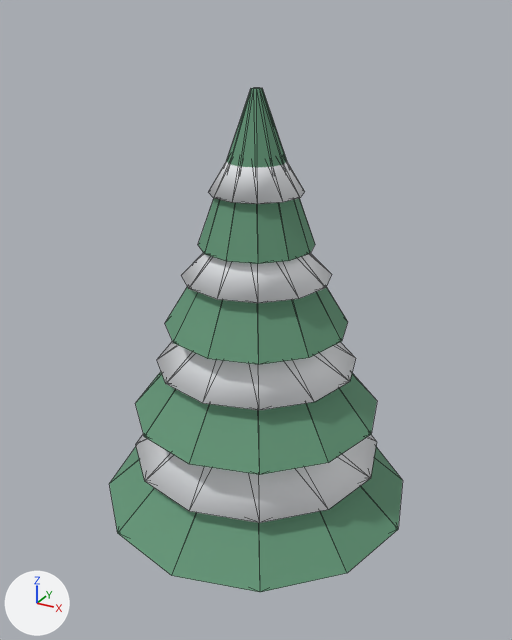
What one commit did to the glTF model godot/games/frostpeak/art/models/snowy_pine.glb.
Both versions are drawn from a camera (50 mm lens) standing at (3.08, -5.61, 5.63) and looking at (-0.01, 0.01, 2.82). Lighting does not change. The marker at lower left points along +X, +Y and +Z. The older version comes first. Mesh edges are drawn as thin lines. Vertices at exactly the same position are counted once.

In view in the first picture: 'snowy_pine'.
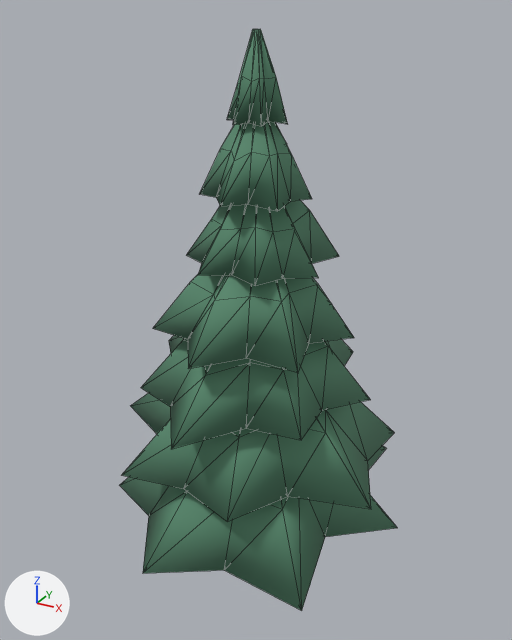
What the commit changed:
Material 'bark' (mat_bark) is new.
Its base color is (0.3, 0.2, 0.14) (brown #957c69).
Its roughness is 0.9.
me_cylinder is used by ob_snowy_pine; location (0.0, 0.0, 0.6).
me_cylinder had 208 vertices, 380 faces and spanned x -1.6..1.6, y -1.6..1.6, z -0.6..4.4.
me_cylinder no longer uses material mat_wood (beige #bca081).
me_cylinder now has 413 vertices, 790 faces and spans x -1.56..1.57, y -1.66..1.42, z 0.0..5.47.
me_cylinder part 1: the loose piece of 24 vertices spanning x -0.9..0.9, y -0.9..0.9, z 2.2..3.6 is rebuilt with 56 vertices and now spans x -0.94..0.96, y -1.11..0.96, z 2.78..3.78.
me_cylinder part 2: the loose piece of 24 vertices spanning x -1.25..1.25, y -1.25..1.25, z 1.3..2.7 is rebuilt with 56 vertices and now spans x -1.56..1.48, y -1.34..1.32, z 1.49..2.65.
me_cylinder part 3: the loose piece of 24 vertices spanning x -1.6..1.6, y -1.6..1.6, z 0.3..1.7 is rebuilt with 56 vertices and now spans x -1.37..1.57, y -1.66..1.42, z 0.84..2.08.
me_cylinder part 4: the loose piece of 24 vertices spanning x -0.55..0.55, y -0.55..0.55, z 3.0..4.4 is rebuilt with 56 vertices and now spans x -0.68..0.7, y -0.61..0.68, z 3.43..4.34.
me_cylinder part 5: a new loose piece of 56 vertices spanning x -1.36..1.15, y -1.41..1.26, z 2.13..3.21, in mat_pine_needles (green #598b6f).
me_cylinder part 6: a new loose piece of 56 vertices spanning x -0.58..0.53, y -0.54..0.54, z 4.08..4.91, in mat_pine_needles (green #598b6f).
me_cylinder part 7: a new loose piece of 56 vertices spanning x -0.28..0.31, y -0.28..0.26, z 4.72..5.47, in mat_pine_needles (green #598b6f).
me_cylinder part 8: the loose piece of 24 vertices spanning x -1.28..1.28, y -1.28..1.28, z 0.8..1.3 is deleted.
me_cylinder part 9: the loose piece of 24 vertices spanning x -0.44..0.44, y -0.44..0.44, z 3.5..4.0 is deleted.
Part 10, on me_cylinder:
48 vertices are removed from x -1.0..1.0, y -1.0..1.0, z 1.8..3.2.
88 faces are deleted.
Other edits to the shape of me_cylinder do not show in these pictures.
me_cylinder no longer uses material mat_snow (white #f9fcff).
me_cylinder gains material mat_bark (brown #957c69).
Object 'snowy_pine' (ob_snowy_pine) moves from (0.0, 0.0, 0.6) to (0.0, 0.0, 0.0).

Where the change shows, as pixel boxes (x1, y1, x2, y2) in the pictures (512 x 640 px):
'snowy_pine', reshaped, moved (15% taller): before (109, 88, 403, 592); after (120, 29, 397, 611)
part 1 of me_cylinder, rebuilt: before (165, 287, 348, 364); after (153, 275, 354, 373)
part 2 of me_cylinder, rebuilt: before (135, 372, 377, 475); after (122, 393, 395, 522)
part 3 of me_cylinder, rebuilt: before (109, 447, 403, 592); after (120, 446, 397, 611)
part 4 of me_cylinder, rebuilt: before (198, 88, 315, 264); after (187, 200, 339, 286)
part 5 of me_cylinder, added (green): after (141, 335, 371, 449)
part 6 of me_cylinder, added (green): after (200, 121, 312, 211)
part 7 of me_cylinder, added (green): after (227, 29, 288, 126)
part 8 of me_cylinder, deleted: before (136, 434, 377, 523)
part 9 of me_cylinder, deleted: before (209, 162, 305, 204)
part 10 of me_cylinder, deleted: before (157, 253, 356, 410)
